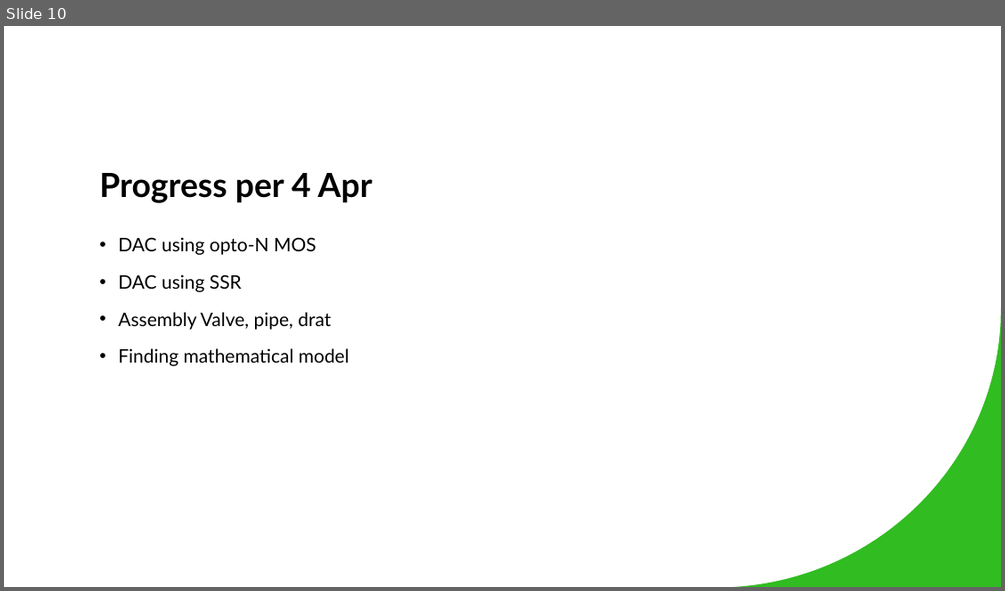
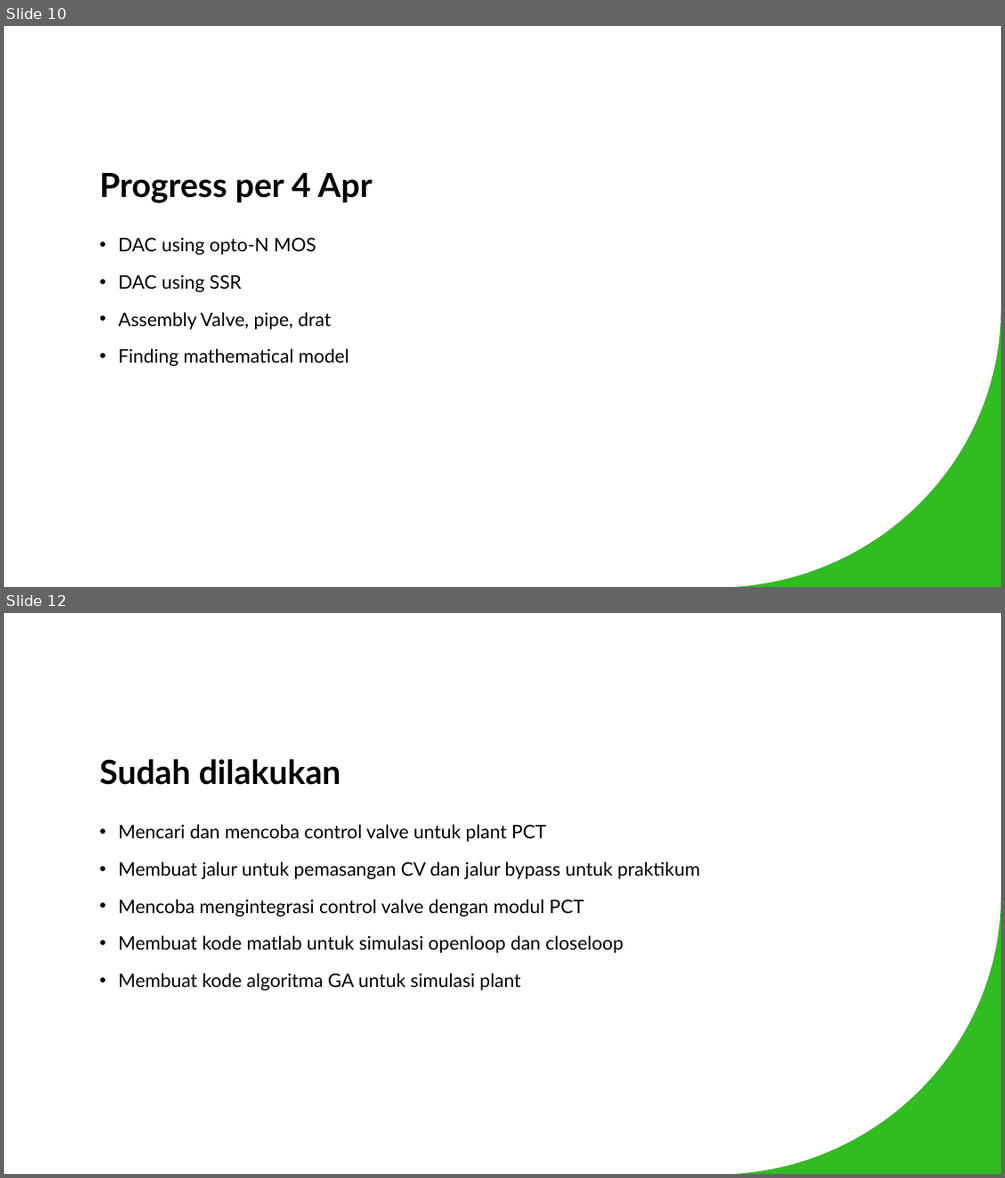
Before and after one commit to fariszuh/TA-PCT100, a slide deck: Faris's Undergraduate Thesis (Buku TA)/Laporan Progress Faris untuk Bimbingan Mingguan.pptx. Shown one above the other, each under a label of ours: slide 10 before the commit, slides 10 and 12 after it; the slides between them are not shown. The pictures are 1005x591 and 1005x1178 pixels, drawn with LibreOffice and Linux fonts; fonts in the diff are those of the drawing. Boxes give left, top, right and bottom in pixels: in the first picture for what was removed or moved away, otherwise in the second. Text is boxed around its words. In the diff, an @@ line names an element or a change of style, - is before the commit and + after.

```diff
--- a/Faris's Undergraduate Thesis (Buku TA)/Laporan Progress Faris untuk Bimbingan Mingguan.pptx
+++ b/Faris's Undergraduate Thesis (Buku TA)/Laporan Progress Faris untuk Bimbingan Mingguan.pptx
@@ slide 12 added at (4, 613, 1001, 1174), background #FFFFFF; not listed: 1 template element that a slide beside it also shows @@
@@ title added at (99, 759, 341, 785), 32 pt, text #000000, bold @@
+Sudah dilakukan
@@ text added at (118, 824, 700, 990), 18 pt, text #000000 @@
+• Mencari dan mencoba control valve untuk plant PCT
+• Membuat jalur untuk pemasangan CV dan jalur bypass untuk praktikum
+• Mencoba mengintegrasi control valve dengan modul PCT
+• Membuat kode matlab untuk simulasi openloop dan closeloop
+• Membuat kode algoritma GA untuk simulasi plant
```
Also in this commit, not shown: 5 other slides added.
